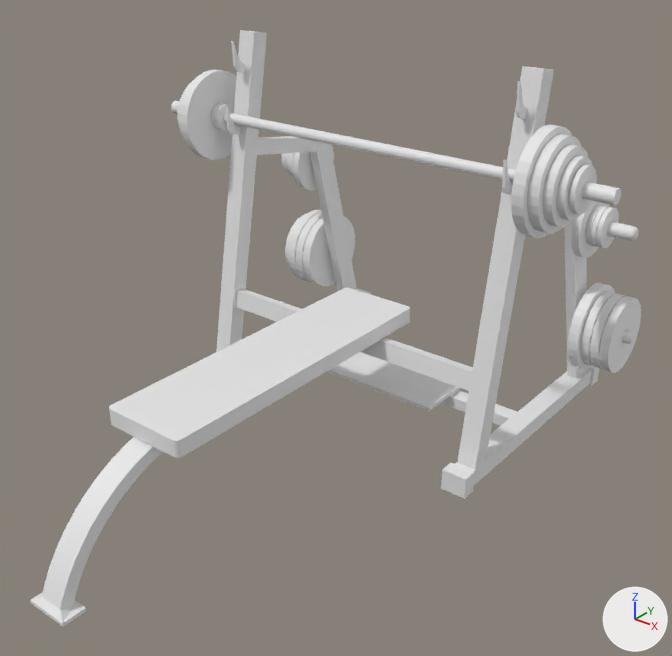
The Blender file Aibek/bench-chest.blend, before and after one commit.
The view is the same before and after, from a 50 mm camera at (7.78, -11.46, 7.59) aimed at (0.54, -2.4, 1.97). Arrows for +X, +Y and +Z are at lower right; the lights stay in place.

The first picture shows 'Cylinder.001', 'Cylinder.006', 'Cylinder.019', 'barbell-bar', 'bottom-right-leg', 'left-back-construct', 'left-constuct', 'lying-head-support', 'lying-obj', 'lying-support', 'middle-stand', 'right-constuct', 'weight-holder-right-up'.
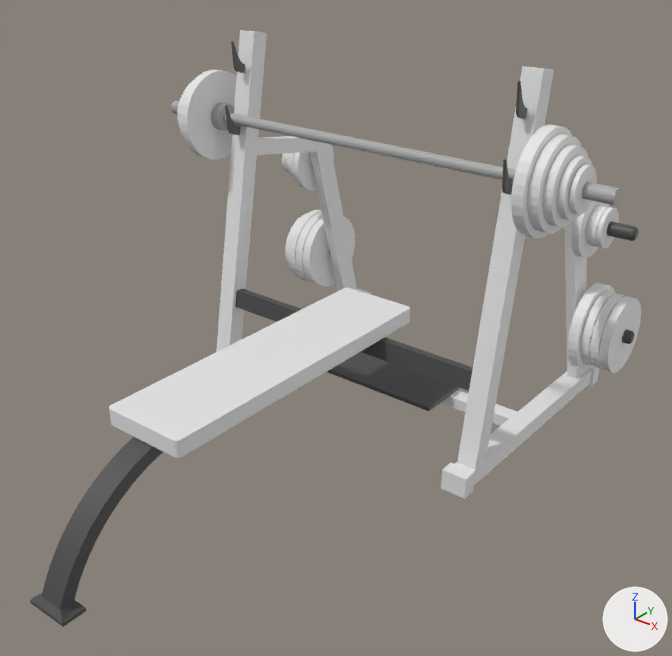
Pixel boxes (x1, y1, x2, y2) of what changed, in the pictures (672 x 656 px):
'lying-support', recoloured (white to grey)
    both: (30, 437, 163, 627)
'barbell-bar', recoloured (white to grey)
    both: (171, 101, 621, 206)
'lying-head-support', recoloured
    both: (235, 289, 473, 391)
'middle-stand', recoloured
    both: (327, 352, 460, 411)
'weight-holder-right-up', recoloured (white to grey)
    both: (607, 221, 639, 241)

Edits to the bpy script that builds the scene:
```text
Add mat_black:
    mat_black = principled_material('black')
    mat_black.base_color = (0.0704, 0.0704, 0.0704)  # dark grey #4b4b4b
Add mat_material:
    mat_material = principled_material('Material')
    mat_material.base_color = (0.4, 0.4, 0.4)  # grey #aaaaaa
Change me_cylinder_003:
    where me_cylinder_003.from_pydata(...)  # 512 vertices, 482 faces; spans x -0.394..0.465, y -0.163..0.163, z -0.163..0.163
    add me_cylinder_003.materials.append(mat_black)  # dark grey #4b4b4b
Change me_cylinder_014:
    where me_cylinder_014.from_pydata(...)  # 864 vertices, 834 faces; spans x -2.0..2.0, y -2.0..2.0, z -1.44..1.44
    add me_cylinder_014.materials.append(mat_material)  # grey #aaaaaa
Change me_cube_017:
    where me_cube_017.from_pydata(...)  # 8 vertices, 6 faces; spans x -1.0..1.0, y -1.0..1.0, z -1.0..1.0
    add me_cube_017.materials.append(mat_black)  # dark grey #4b4b4b
Change me_cube_020:
    where me_cube_020.from_pydata(...)  # 108 vertices, 106 faces; spans x -0.31..0.31, y -0.02..1.55, z -3.35..2.33
    add me_cube_020.materials.append(mat_black)  # dark grey #4b4b4b
Change me_cube_016:
    where me_cube_016.from_pydata(...)  # 8 vertices, 6 faces; spans x -1.0..1.0, y -1.0..1.0, z -1.0..1.0
    add me_cube_016.materials.append(mat_black)  # dark grey #4b4b4b
```
